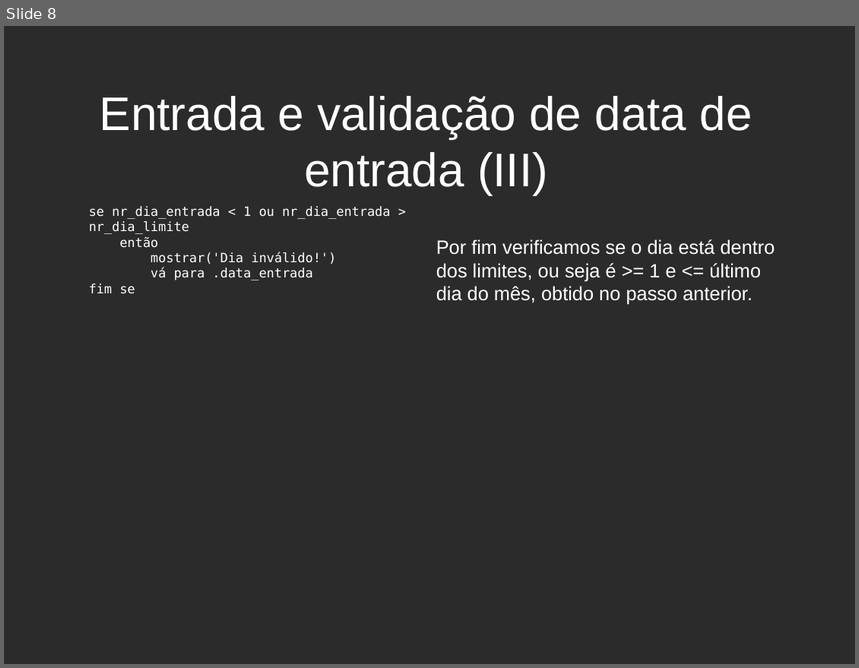
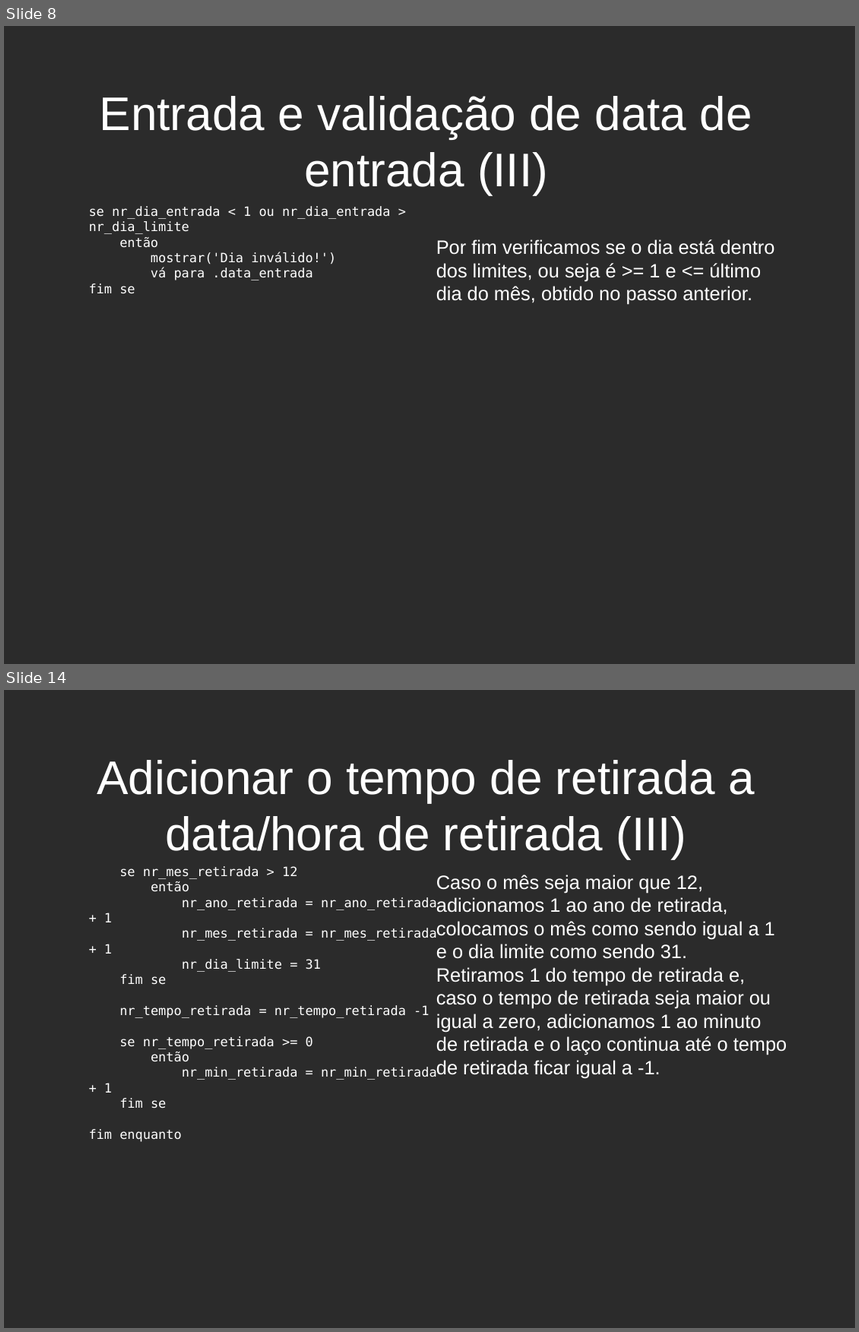
Before and after one commit to joaodubas/cursoUnip, a slide deck: docs/periodo_01/logica/programa_figueiredo.odp. Shown one above the other, each under a label of ours: slide 8 before the commit, slides 8 and 14 after it; the slides between them are not shown. The pictures are 859x668 and 859x1332 pixels, drawn with LibreOffice and Linux fonts; fonts in the diff are those of the drawing; background and template pictures are left out; a plain dark background stands for a picture behind light text. Boxes give left, top, right and bottom in pixels: in the first picture for what was removed or moved away, otherwise in the second. Text is boxed around its words. In the diff, an @@ line names an element or a change of style, - is before the commit and + after.

```diff
--- a/docs/periodo_01/logica/programa_figueiredo.odp
+++ b/docs/periodo_01/logica/programa_figueiredo.odp
@@ slide 14 added at bbox=[4, 690, 855, 1328], background picture (left out) @@
@@ title added at bbox=[97, 760, 755, 859], 44 pt, text #FFFFFF @@
+Adicionar o tempo de retirada a data/hora de retirada (III)
@@ text added at bbox=[89, 866, 437, 1142], 12 pt, text #FFFFFF @@
+se nr_mes_retirada > 12
+então
+nr_ano_retirada = nr_ano_retirada + 1
+nr_mes_retirada = nr_mes_retirada + 1
+nr_dia_limite = 31
+fim se
+nr_tempo_retirada = nr_tempo_retirada -1
+se nr_tempo_retirada >= 0
+então
+nr_min_retirada = nr_min_retirada + 1
+fim se
+fim enquanto
@@ text added at bbox=[436, 875, 788, 1078], 18 pt, text #FFFFFF @@
+Caso o mês seja maior que 12, adicionamos 1 ao ano de retirada, colocamos o mês como sendo igual a 1 e o dia limite como sendo 31.
+Retiramos 1 do tempo de retirada e, caso o tempo de retirada seja maior ou igual a zero, adicionamos 1 ao minuto de retirada e o laço continua até o tempo de retirada ficar igual a -1.
```
Also in this commit, not shown: 5 other slides added.
